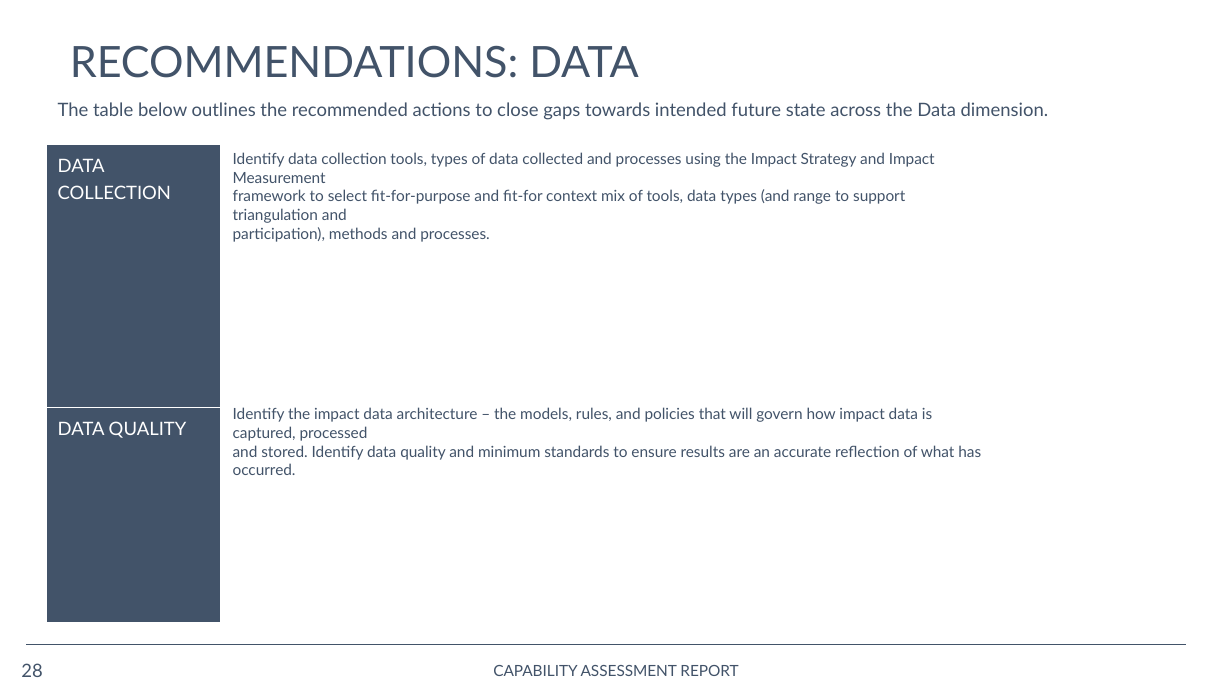
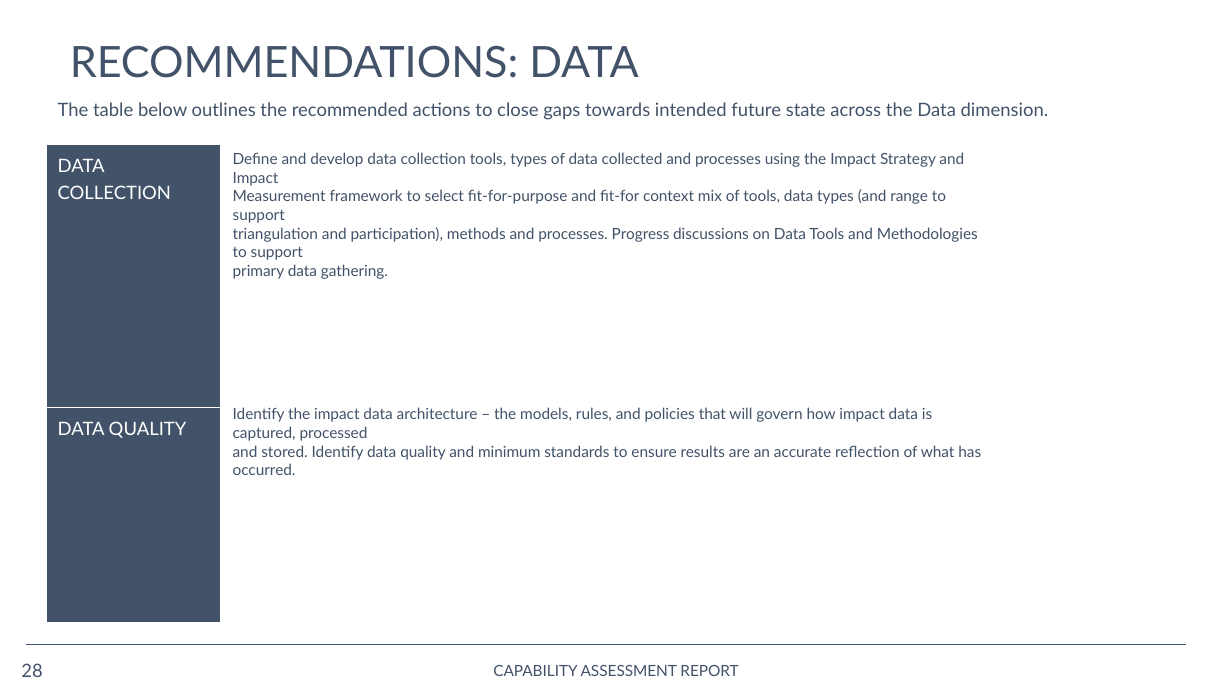
Before and after one commit to opus-meum/power-automate, a slide deck: slide 28 of Capability Assessment Report.pptx. Drawn at 1232x693 pixels with LibreOffice and Linux fonts; fonts in the diff are those of the drawing; background and template pictures are left out. Boxes give left, top, right and bottom in pixels: in the first picture for what was removed or moved away, otherwise in the second. Text is boxed around its words. In the diff, an @@ line names an element or a change of style, - is before the commit and + after.

```diff
--- a/Capability Assessment Report.pptx
+++ b/Capability Assessment Report.pptx
@@ text at [233,152,978,260]: text changed @@
-Identify data collection tools, types of data collected and processes using the Impact Strategy and Impact Measurement
-framework to select fit-for-purpose and fit-for context mix of tools, data types (and range to support triangulation and
-participation), methods and processes.
+Define and develop data collection tools, types of data collected and processes using the Impact Strategy and Impact
+Measurement framework to select fit-for-purpose and fit-for context mix of tools, data types (and range to support
+triangulation and participation), methods and processes. Progress discussions on Data Tools and Methodologies to support
+primary data gathering.
```
Also in this commit, not shown: 11 other slides changed, 19 other files.
